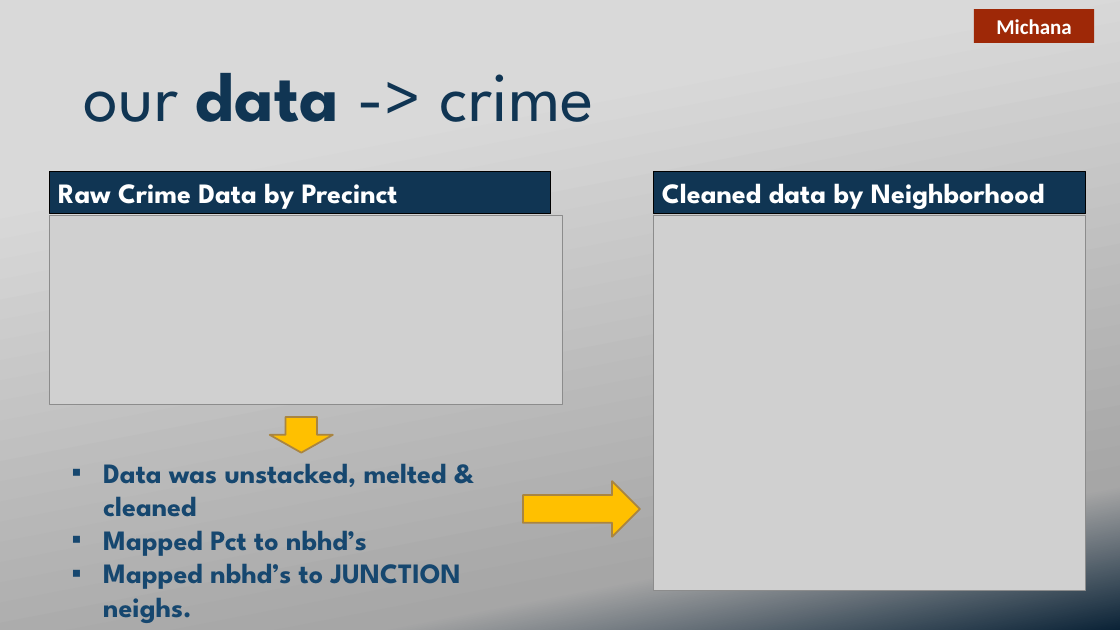
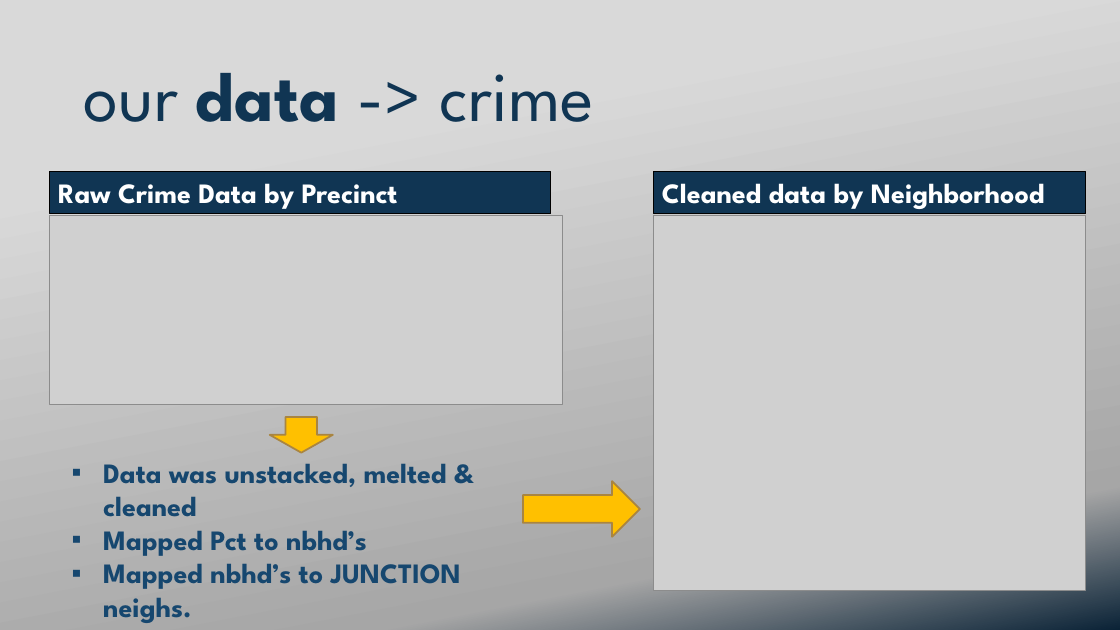
Before and after one commit to ekuo651/NYC-RE-Neighborhood-Trends, a slide deck: slide 8 of Presentation.pptx (slide 7 before the commit). Drawn at 1120x630 pixels with LibreOffice and Linux fonts; fonts in the diff are those of the drawing; grey boxes stand for pictures; background and template pictures are left out. Boxes give left, top, right and bottom in pixels: in the first picture for what was removed or moved away, otherwise in the second. Text is boxed around its words. In the diff, an @@ line names an element or a change of style, - is before the commit and + after.

```diff
--- a/Presentation.pptx
+++ b/Presentation.pptx
@@ rectangle removed at <box>974,9,1094,43</box> @@
-Michana
```
Also in this commit, not shown: 14 other slides changed, 5 slides added, 3 slides removed.
